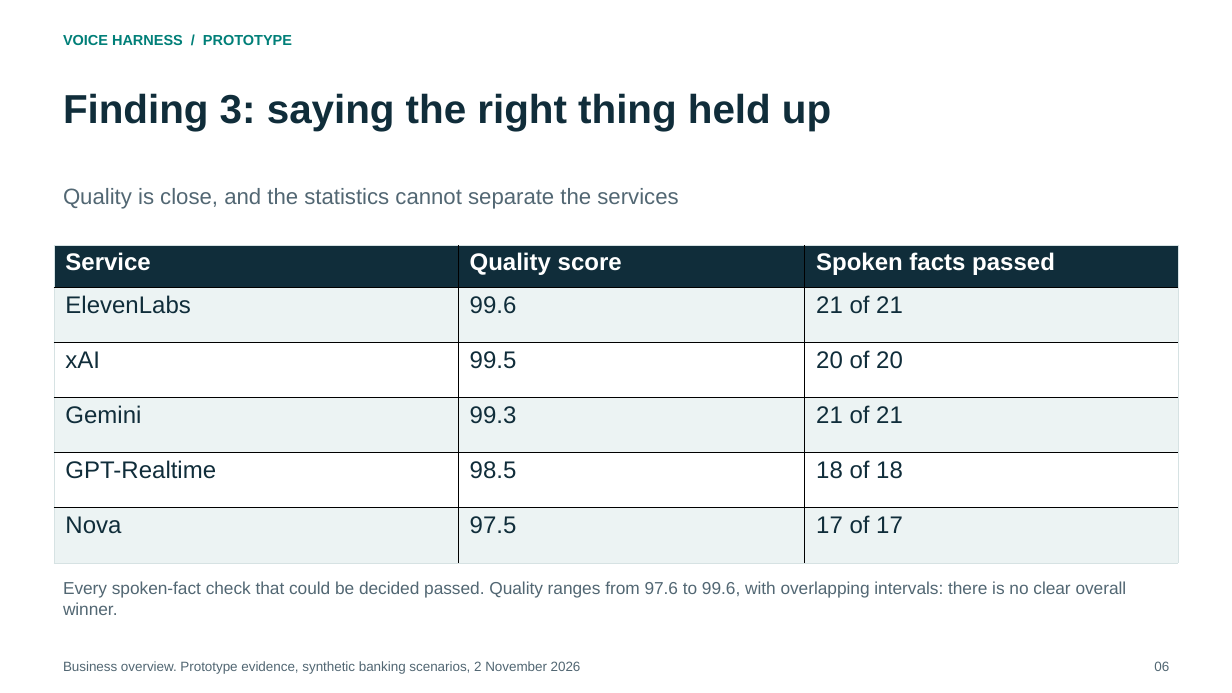
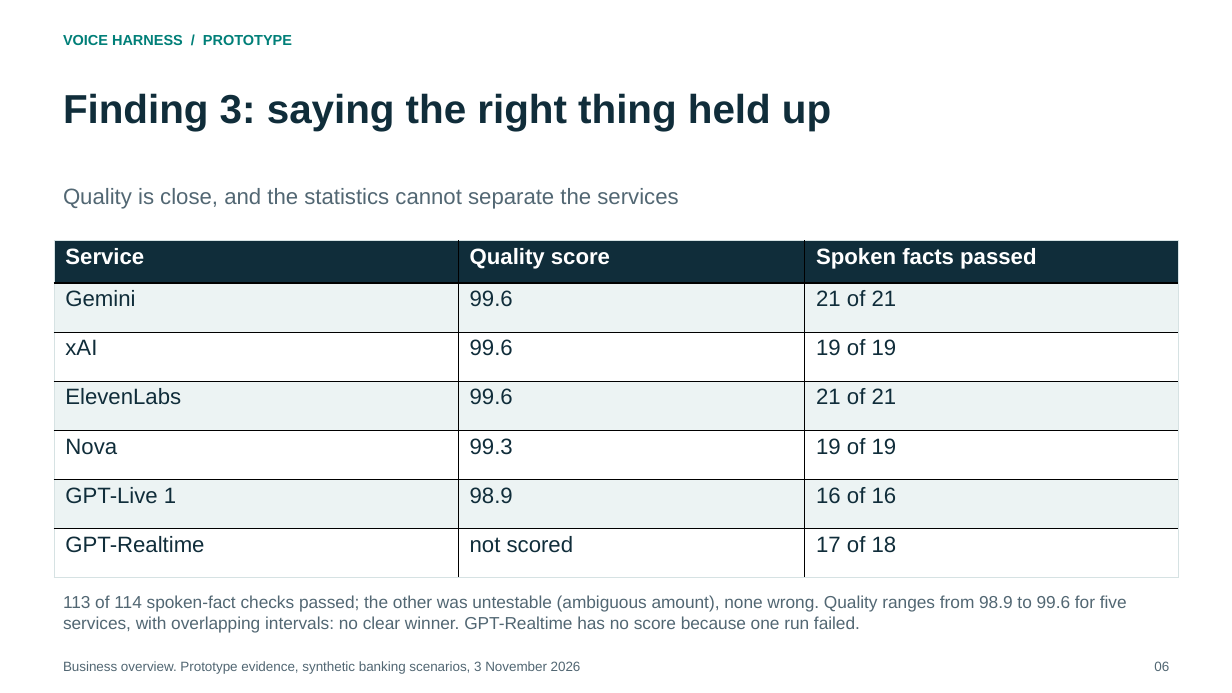
Before and after one commit to Ready2k/Voice_harness, a slide deck: slide 6 of output/consulting-2026-10-31/deliverables/Voice-Harness-Business-Overview.pptx. Drawn at 1232x693 pixels with LibreOffice and Linux fonts; fonts in the diff are those of the drawing. Boxes give left, top, right and bottom in pixels: in the first picture for what was removed or moved away, otherwise in the second. Text is boxed around its words. In the diff, an @@ line names an element or a change of style, - is before the commit and + after.

```diff
--- a/output/consulting-2026-10-31/deliverables/Voice-Harness-Business-Overview.pptx
+++ b/output/consulting-2026-10-31/deliverables/Voice-Harness-Business-Overview.pptx
@@ table at <box>54,240,1178,578</box> @@
+row 2: Gemini | 99.6 | 21 of 21
+row 3: xAI | 99.6 | 19 of 19
-row 3: xAI | 99.5 | 20 of 20
-row 4: Gemini | 99.3 | 21 of 21
-row 5: GPT-Realtime | 98.5 | 18 of 18
-row 6: Nova | 97.5 | 17 of 17
+row 5: Nova | 99.3 | 19 of 19
+row 6: GPT-Live 1 | 98.9 | 16 of 16
+row 7: GPT-Realtime | not scored | 17 of 18
@@ table: place and size @@
-table at <box>54,246,1178,564</box>
+table at <box>54,240,1178,578</box>
@@ text at <box>63,595,1127,633</box>: text changed @@
-Every spoken-fact check that could be decided passed. Quality ranges from 97.6 to 99.6, with overlapping intervals: there is no clear overall winner.
+113 of 114 spoken-fact checks passed; the other was untestable (ambiguous amount), none wrong. Quality ranges from 98.9 to 99.6 for five services, with overlapping intervals: no clear winner. GPT-Realtime has no score because one run failed.
```
Also in this commit, not shown: 10 other slides changed, 29 other files.
